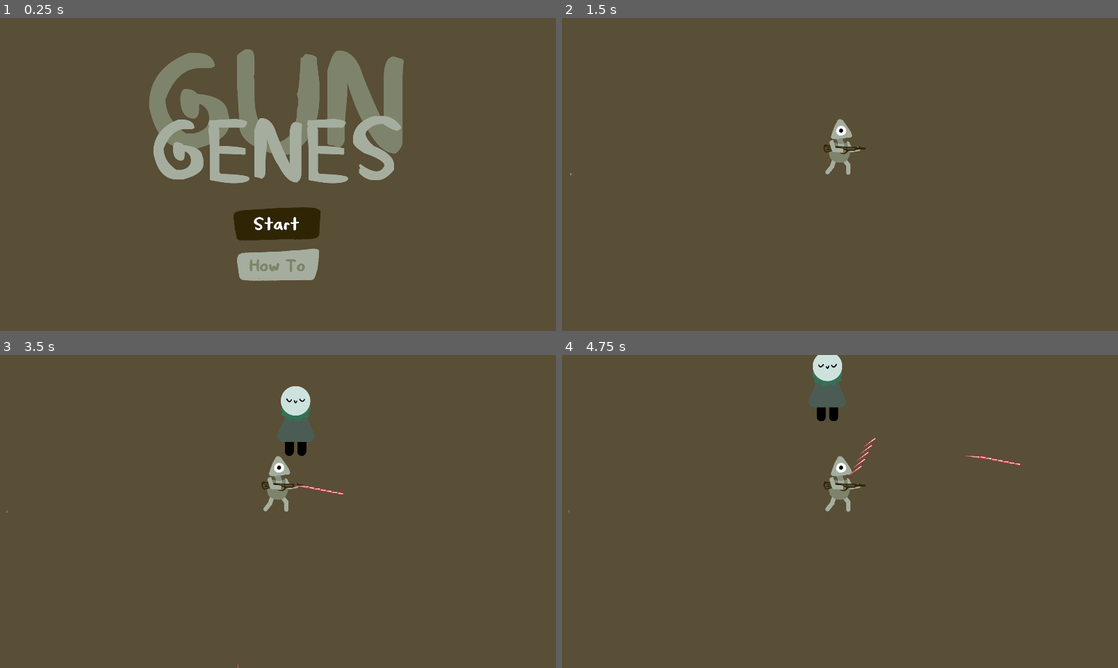
Above: before the commit, frames 1-4 (two rows, left to right).
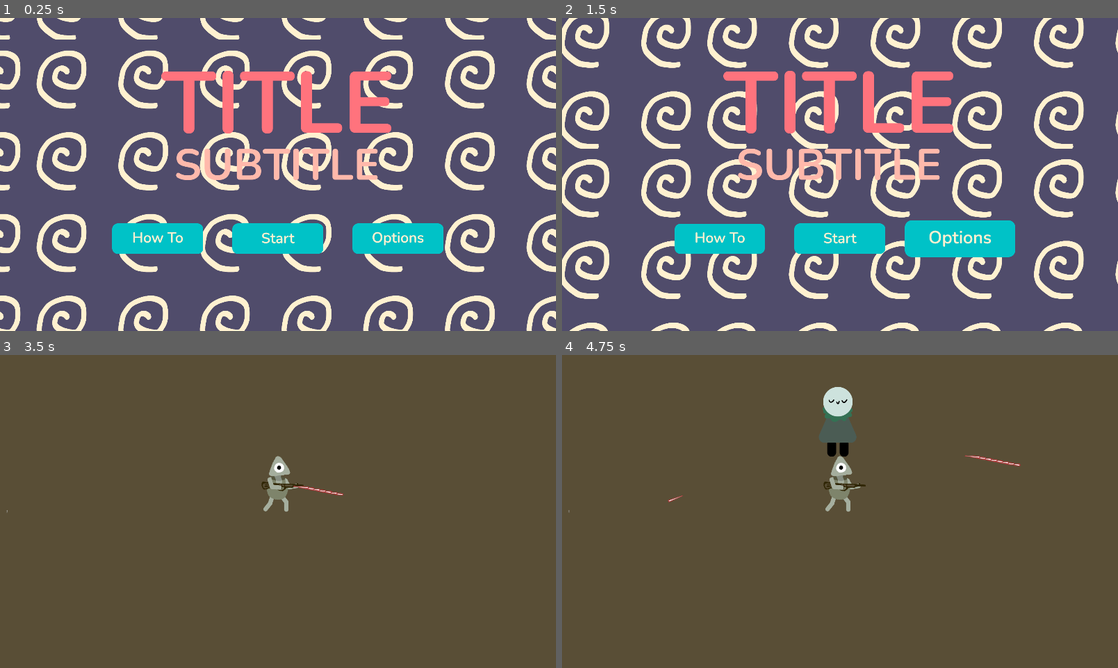
Above: after the commit, the same moments.

Repository: joscco/Dicity
Game: Godot game, scene res://Characters/StartScene.tscn
The game is run twice, just before and just after one commit, with the same random seed, the same clock (stepped at 60 frames per second) and the same inputs. Sound files missing from this copy of the repository are replaced by a short silence.
Inputs (mouse positions are in pixels of both pictures, inside the frame that each line leads up to; where the layout moved, square brackets give the same spot in the first picture):
- Up to frame 1 (0.25 s): no input
- Up to frame 2 (1.5 s): click (717, 240) [845, 265] at 0.5 s; click (962, 240) [840, 224] at 1.25 s
- Up to frame 3 (3.5 s): click (278, 577) at 2.02 s; tap Enter at 2.75 s; move the mouse to (400, 495) at 2.77 s; press the mouse at (400, 495) at 2.78 s; hold Right (right) from 2.78 s (still down)
- Up to frame 4 (4.75 s): move the mouse to (728, 527) at 3.52 s; release Right (right) at 3.53 s; release the mouse at (728, 527) at 3.53 s; hold Down (down) 3.53-4.28 s; click (728, 527) at 3.6 s; move the mouse to (895, 442) at 4.27 s; press the mouse at (895, 442) at 4.28 s; hold Right (right) from 4.28 s (still down)

The runs differ from the first frame. In frame 1, 100% of the frame differs, in the area x 0-100%, y 0-100%; in frame 2, 100%; in frame 3, 1.1%; in frame 4, 2.0%.

Commit message:
Add new Sprites and repolish Start Scene

Diff:
--- /dev/null
+++ b/Characters/HowToButton.gd
@@ -0,0 +1 @@
+extends "res://UI/ScalingButton.gd"
--- /dev/null
+++ b/Characters/OptionButton.gd
@@ -0,0 +1 @@
+extends "res://UI/ScalingButton.gd"
--- /dev/null
+++ b/Characters/ParallaxBackground.gd
@@ -0,0 +1,5 @@
+extends ParallaxBackground
+
+func _process(_delta):
+	var newOffset = get_scroll_base_offset() + Vector2(5, 5)
+	set_scroll_base_offset(newOffset)
--- a/Characters/StartScene.tscn
+++ b/Characters/StartScene.tscn
@@ -1,46 +1,70 @@
-[gd_scene load_steps=6 format=2]
+[gd_scene load_steps=11 format=2]
 
-[ext_resource path="res://StartScene/startButton.png" type="Texture" id=1]
+[ext_resource path="res://AssetCreation/Graphics/PNGs/StartScene/optionButton.png" type="Texture" id=1]
 [ext_resource path="res://Characters/StartButton.gd" type="Script" id=2]
-[ext_resource path="res://StartScene/GENES.png" type="Texture" id=3]
-[ext_resource path="res://StartScene/GUN.png" type="Texture" id=4]
-[ext_resource path="res://StartScene/howToButton.png" type="Texture" id=5]
+[ext_resource path="res://AssetCreation/Graphics/PNGs/StartScene/subtitle.png" type="Texture" id=3]
+[ext_resource path="res://Characters/OptionButton.gd" type="Script" id=4]
+[ext_resource path="res://AssetCreation/Graphics/PNGs/StartScene/introButton.png" type="Texture" id=5]
+[ext_resource path="res://AssetCreation/Graphics/PNGs/StartScene/startButton.png" type="Texture" id=6]
+[ext_resource path="res://AssetCreation/Graphics/PNGs/StartScene/title.png" type="Texture" id=7]
+[ext_resource path="res://Characters/HowToButton.gd" type="Script" id=8]
+[ext_resource path="res://AssetCreation/Graphics/PNGs/StartScene/backgroundPattern.png" type="Texture" id=9]
+[ext_resource path="res://Characters/ParallaxBackground.gd" type="Script" id=10]
 
 [node name="StartScene" type="Node"]
 
-[node name="Background" type="ColorRect" parent="."]
-anchor_right = 1.0
-anchor_bottom = 1.0
-color = Color( 0.34902, 0.305882, 0.211765, 1 )
+[node name="ParallaxBackground" type="ParallaxBackground" parent="."]
+script = ExtResource( 10 )
 
-[node name="Gun" type="Sprite" parent="Background"]
+[node name="ParallaxLayer" type="ParallaxLayer" parent="ParallaxBackground"]
+motion_mirroring = Vector2( 1920, 1080 )
+
+[node name="BackgroundPattern" type="Sprite" parent="ParallaxBackground/ParallaxLayer"]
+z_as_relative = false
+texture = ExtResource( 9 )
+centered = false
+region_enabled = true
+region_rect = Rect2( 0, 0, 1920, 1080 )
+
+[node name="Title" type="Sprite" parent="."]
 position = Vector2( 954.5, 290 )
-texture = ExtResource( 4 )
+texture = ExtResource( 7 )
 
-[node name="Genes" type="Sprite" parent="Background"]
-position = Vector2( 956.5, 454 )
+[node name="Subtitle" type="Sprite" parent="."]
+position = Vector2( 956.5, 505 )
 texture = ExtResource( 3 )
 
-[node name="StartButton" type="TextureButton" parent="."]
-anchor_left = 0.5
+[node name="HBoxContainer" type="HBoxContainer" parent="."]
 anchor_top = 0.5
-anchor_right = 0.5
+anchor_right = 1.0
 anchor_bottom = 0.5
-margin_left = -154.0
-margin_top = 113.0
-margin_right = 150.0
-margin_bottom = 229.0
-rect_pivot_offset = Vector2( 152, 58 )
-texture_normal = ExtResource( 1 )
+margin_top = 169.0
+margin_bottom = 274.0
+grow_horizontal = 2
+grow_vertical = 2
+custom_constants/separation = 100
+alignment = 1
+
+[node name="HowToButton" type="TextureButton" parent="HBoxContainer"]
+margin_left = 387.0
+margin_right = 702.0
+margin_bottom = 105.0
+rect_pivot_offset = Vector2( 157, 52 )
+texture_normal = ExtResource( 5 )
+script = ExtResource( 8 )
+
+[node name="StartButton" type="TextureButton" parent="HBoxContainer"]
+margin_left = 802.0
+margin_right = 1117.0
+margin_bottom = 105.0
+rect_pivot_offset = Vector2( 157, 52 )
+texture_normal = ExtResource( 6 )
 script = ExtResource( 2 )
 
-[node name="HowToButton" type="TextureButton" parent="."]
-anchor_left = 0.5
-anchor_top = 0.5
-anchor_right = 0.5
-anchor_bottom = 0.5
-margin_left = -142.0
-margin_top = 255.0
-margin_right = 162.0
-margin_bottom = 371.0
-texture_normal = ExtResource( 5 )
+[node name="OptionButton" type="TextureButton" parent="HBoxContainer"]
+margin_left = 1217.0
+margin_right = 1532.0
+margin_bottom = 105.0
+rect_pivot_offset = Vector2( 157, 52 )
+texture_normal = ExtResource( 1 )
+script = ExtResource( 4 )
--- a/SoundManager.gd
+++ b/SoundManager.gd
@@ -1,6 +1,8 @@
 extends Node
 
 onready var audioPlayer: AudioStreamPlayer = $AudioPlayer
+
+# Looping Sound files work way better in ogg format!
 var mainMusicIntro = preload("res://AssetCreation/Music/Intro.ogg")
 var mainMusic = preload("res://AssetCreation/Music/Main.ogg")
 
--- a/UI/ScalingButton.gd
+++ b/UI/ScalingButton.gd
@@ -19,5 +19,5 @@
 
 func scaleTo(scaleVector: Vector2):
 	moveTween.stop_all()
-	moveTween.interpolate_property(self, "rect_scale", null, scaleVector, 0.3, Tween.TRANS_QUAD, Tween.EASE_IN_OUT)
+	moveTween.interpolate_property(self, "rect_scale", null, scaleVector, 0.3, Tween.TRANS_BACK, Tween.EASE_OUT)
 	moveTween.start()
--- a/project.godot
+++ b/project.godot
@@ -27,8 +27,8 @@
 
 [autoload]
 
-GameManager="*res://GameScene/GameManager.tscn"
 SoundManager="*res://Singletons/SoundManager.tscn"
+GameManager="*res://Singletons/GameManager.tscn"
 
 [display]
 
Binary file added: AssetCreation/Graphics/PNGs/GameOverScene/againButton.png
Not shown, changed: AssetCreation/Graphics/PNGs/GameOverScene/againButton.png.import
Binary file added: AssetCreation/Graphics/PNGs/GameOverScene/backgroundPattern.png
Not shown, added: AssetCreation/Graphics/PNGs/GameOverScene/backgroundPattern.png.import
Binary file added: AssetCreation/Graphics/PNGs/GameOverScene/game.png
Not shown, added: AssetCreation/Graphics/PNGs/GameOverScene/game.png.import
Binary file added: AssetCreation/Graphics/PNGs/GameOverScene/over.png
Not shown, added: AssetCreation/Graphics/PNGs/GameOverScene/over.png.import
Binary file added: AssetCreation/Graphics/PNGs/GameOverScene/subTitle.png
Not shown, changed: AssetCreation/Graphics/PNGs/GameOverScene/subTitle.png.import
Binary file added: AssetCreation/Graphics/PNGs/GameScene/ammoIcon.png
Not shown, added: AssetCreation/Graphics/PNGs/GameScene/ammoIcon.png.import
(and 55 more such lines)
